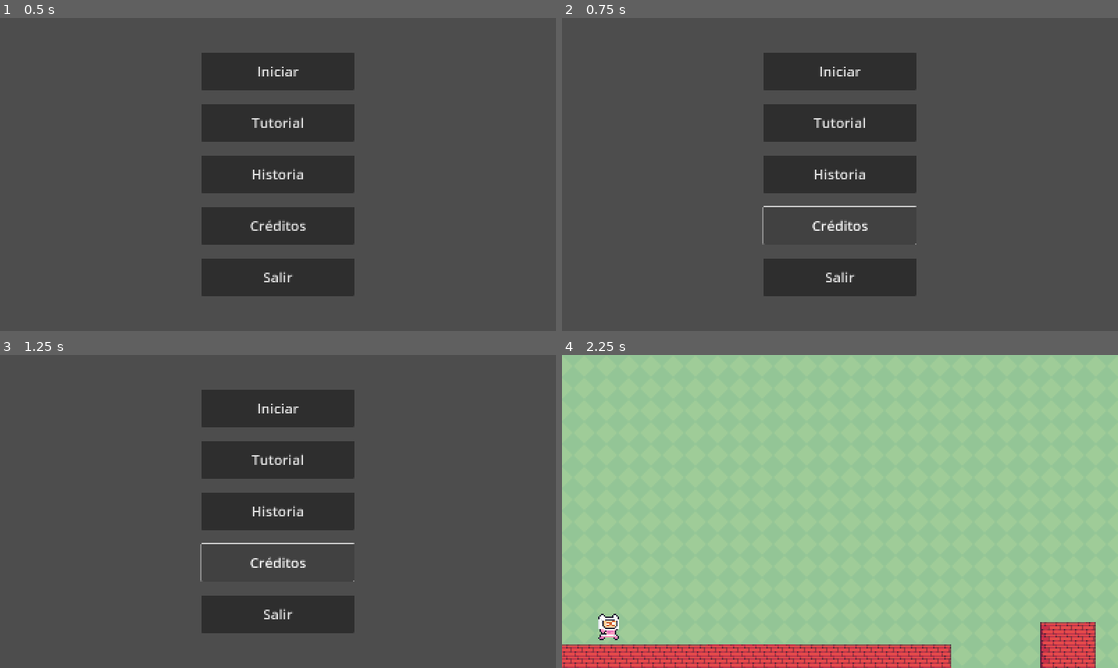
Above: before the commit, frames 1-4 (two rows, left to right).
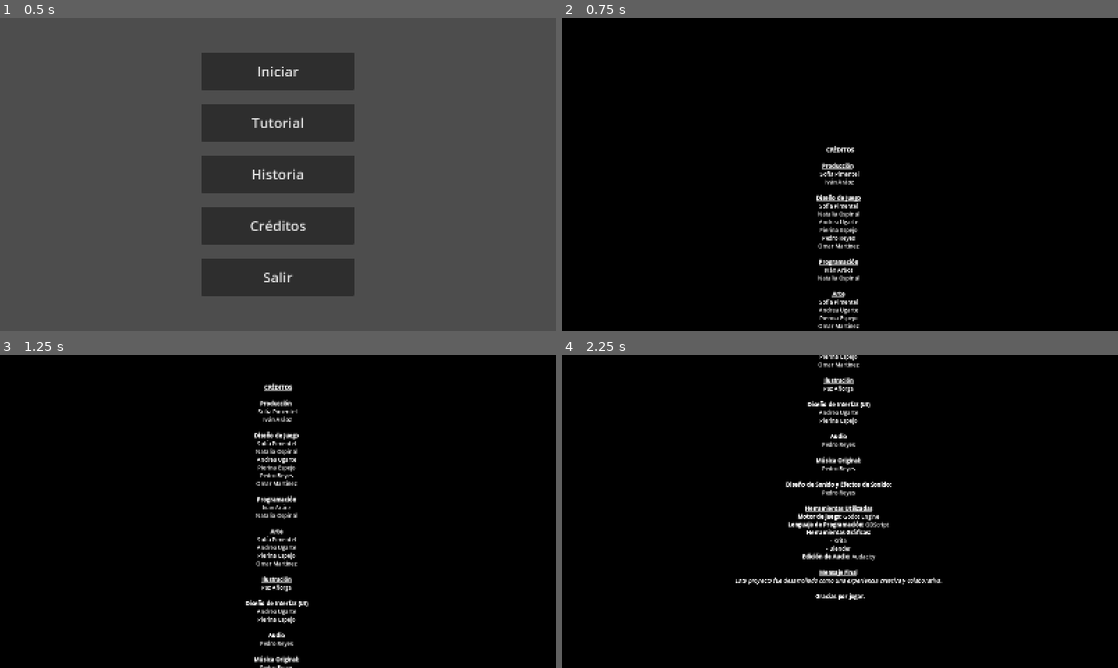
Above: after the commit, the same moments.

Repository: NataliaOspinal/juegoLGJ
Game: Godot game, scene res://scenes/ui/main_menu.tscn
Two runs of this game, one before a commit and one after it. Both use one fixed random seed, a clock stepped at 60 frames per second and the inputs below. This scene is started directly instead of the project's main scene.
Inputs (mouse positions are in pixels of both pictures, inside the frame that each line leads up to):
- Up to frame 1 (0.5 s): no input
- Up to frame 2 (0.75 s): click "Créditos" at 0.5 s
- Up to frame 3 (1.25 s): no input
- Up to frame 4 (2.25 s): click (840, 408) at 1.25 s, where only the run before the commit has a clickable "Iniciar"; hold D (right) from 2.03 s (still down); tap Q (mascara) at 2.1 s

Frame 1 is identical in both runs. In frame 2, 100% of the frame differs, in the area x 0-100%, y 0-100%; in frame 3, 99%; in frame 4, 100%.

Commit message:
Add credits screen and navigation from main menu
Introduced a new credits scene with scrolling text and a dedicated script to handle its animation and return to the main menu. Updated the main menu to include a Credits button and connected it to the new credits scene.

Diff:
--- /dev/null
+++ b/scenes/ui/credits.tscn
@@ -0,0 +1,83 @@
+[gd_scene load_steps=3 format=3 uid="uid://bqfvk0725utb7"]
+
+[ext_resource type="Script" uid="uid://rx4m110u72yq" path="res://scripts/ui/credits.gd" id="1_oap8i"]
+
+[sub_resource type="StyleBoxFlat" id="StyleBoxFlat_gcfse"]
+bg_color = Color(0, 0, 0, 1)
+
+[node name="Credits" type="ScrollContainer" node_paths=PackedStringArray("text_node")]
+anchors_preset = 15
+anchor_right = 1.0
+anchor_bottom = 1.0
+grow_horizontal = 2
+grow_vertical = 2
+theme_override_styles/panel = SubResource("StyleBoxFlat_gcfse")
+horizontal_scroll_mode = 0
+vertical_scroll_mode = 3
+script = ExtResource("1_oap8i")
+text_node = NodePath("MarginContainer/RichTextLabel")
+credits_time = 25.0
+
+[node name="MarginContainer" type="MarginContainer" parent="."]
+layout_mode = 2
+size_flags_horizontal = 3
+size_flags_vertical = 3
+
+[node name="RichTextLabel" type="RichTextLabel" parent="MarginContainer"]
+layout_mode = 2
+bbcode_enabled = true
+text = "[center]
+[b][u]CRÉDITOS[/u][/b]
+
+[b][u]Producción[/u][/b]
+Sofía Pimentel
+Iván Aráoz
+
+[b][u]Diseño de Juego[/u][/b]
+Sofía Pimentel
+Natalia Ospinal
+Andrea Ugarte
+Pierina Espejo
+Pedro Reyes
+Omar Martínez
+
+[b][u]Programación[/u][/b]
+Iván Aráoz
+Natalia Ospinal
+
+[b][u]Arte[/u][/b]
+Sofía Pimentel
+Andrea Ugarte
+Pierina Espejo
+Omar Martínez
+
+[b][u]Ilustración[/u][/b]
+Paz Añorga
+
+[b][u]Diseño de Interfaz (UI)[/u][/b]
+Andrea Ugarte
+Pierina Espejo
+
+[b][u]Audio[/u][/b]
+Pedro Reyes
+
+[b]Música Original:[/b]
+Pedro Reyes
+
+[b]Diseño de Sonido y Efectos de Sonido:[/b]
+Pedro Reyes
+
+[b][u]Herramientas Utilizadas[/u][/b]
+[b]Motor de Juego:[/b] Godot Engine
+[b]Lenguaje de Programación:[/b] GDScript
+[b]Herramientas Gráficas:[/b]
+- Krita
+- Blender
+[b]Edición de Audio:[/b] Audacity
+
+[b][u]Mensaje Final[/u][/b]
+[i]Este proyecto fue desarrollado como una experiencia creativa y colaborativa.[/i]
+
+[b]Gracias por jugar.[/b]
+[/center]"
+fit_content = true
--- a/scenes/ui/main_menu.tscn
+++ b/scenes/ui/main_menu.tscn
@@ -74,4 +74,5 @@
 text = "Salir"
 
 [connection signal="pressed" from="VBoxContainer/Start" to="." method="_on_start_pressed"]
+[connection signal="pressed" from="VBoxContainer/Credits" to="." method="_on_credits_pressed"]
 [connection signal="pressed" from="VBoxContainer/Exit" to="." method="_on_exit_pressed"]
--- /dev/null
+++ b/scripts/ui/credits.gd
@@ -0,0 +1,33 @@
+extends ScrollContainer
+
+@export var text_node : RichTextLabel
+@export_range(1,100000,0.1) var credits_time : float = 1
+@export_range(0,100000,0.1) var margin_increment : float = 0
+
+@onready var margin : MarginContainer = $MarginContainer
+
+func _ready() -> void:
+	var tween = create_tween()
+
+	await get_tree().create_timer(0.01).timeout
+
+	var text_box_size = text_node.size.y
+
+	var window_size = DisplayServer.window_get_size().y
+	margin.add_theme_constant_override("margin_top", window_size + margin_increment)
+	margin.add_theme_constant_override("margin_bottom", window_size + margin_increment)
+
+	var scroll_amount = ceil(text_box_size * 3/4 + window_size * 2 + margin_increment)
+
+	tween.tween_property(
+		self,
+		"scroll_vertical",
+		scroll_amount,
+		credits_time
+	)
+
+	tween.finished.connect(_is_credits_over)
+	tween.play()
+
+func _is_credits_over() -> void:
+	get_tree().change_scene_to_file("res://scenes/ui/main_menu.tscn")
--- a/scripts/ui/main_menu.gd
+++ b/scripts/ui/main_menu.gd
@@ -14,6 +14,8 @@
 func _on_exit_pressed() -> void:
 	get_tree().quit()
 
-
 func _on_start_pressed() -> void:
 	get_tree().change_scene_to_file("res://scenes/levels/level1.tscn")
+
+func _on_credits_pressed() -> void:
+	get_tree().change_scene_to_file("res://scenes/ui/credits.tscn")
Not shown, added: scripts/ui/credits.gd.uid
